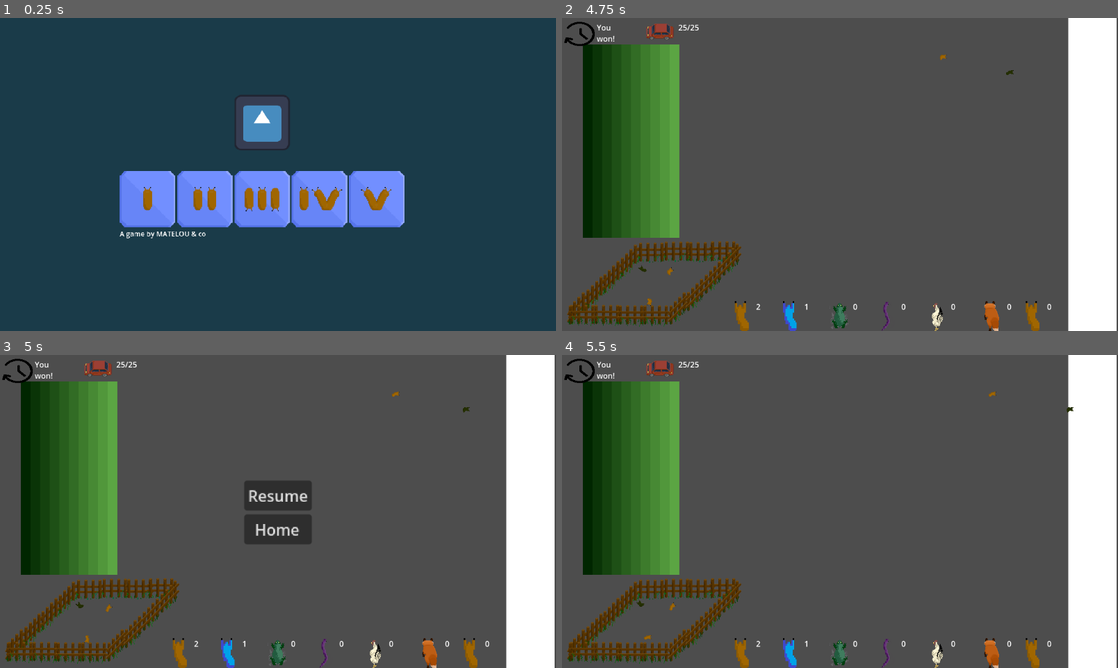
Above: before the commit, frames 1-4 (two rows, left to right).
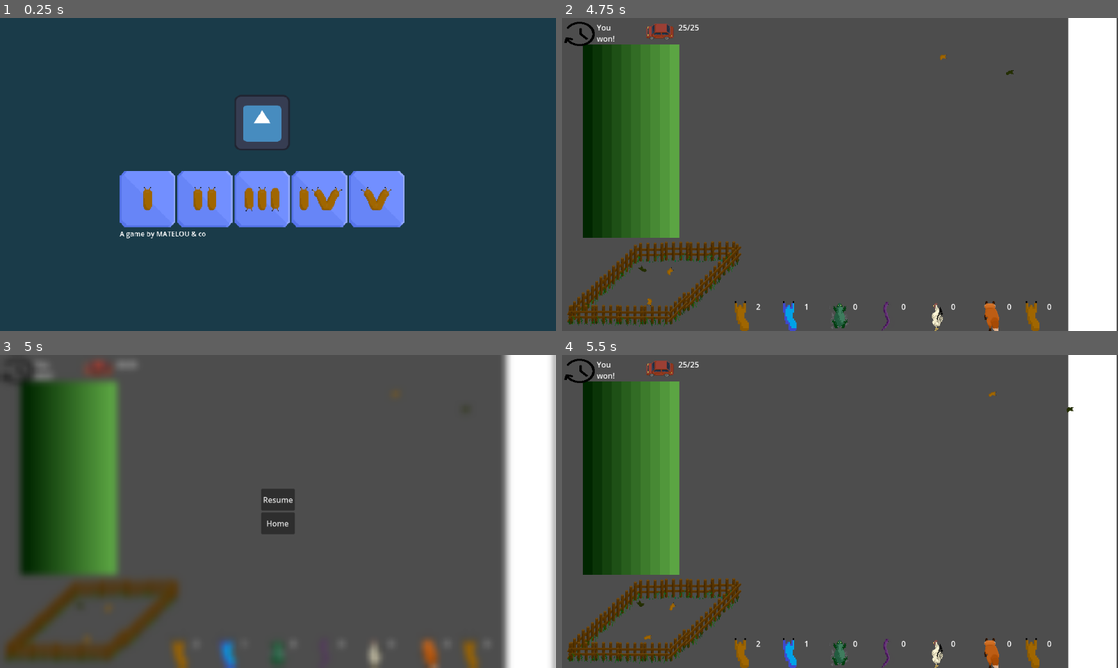
Above: after the commit, the same moments.

Repository: Skyepulse/LudumDare56
Game: Godot game, scene res://Level Scenes/control.tscn
Two runs of this game, one before a commit and one after it. Both use one fixed random seed, a clock stepped at 60 frames per second and the inputs below. The engine's default icon, where the game draws it, is replaced by a stand-in: a white triangle on a blue panel in a dark square.
Inputs (mouse positions are in pixels of both pictures, inside the frame that each line leads up to):
- Up to frame 1 (0.25 s): no input
- Up to frame 2 (4.75 s): click (712, 199) at 0.5 s; move the mouse to (662, 58) at 1.27 s; click (662, 58) at 1.42 s; move the mouse to (662, 280) at 2.02 s; click (662, 280) at 2.17 s; move the mouse to (650, 293) at 2.77 s; click (650, 293) at 2.92 s; move the mouse to (645, 271) at 3.52 s; click (645, 271) at 3.67 s; move the mouse to (962, 74) at 4.27 s; click (962, 74) at 4.42 s
- Up to frame 3 (5 s): tap Escape (pause) at 4.9 s
- Up to frame 4 (5.5 s): click "Resume" at 5 s

Frames 1-2 are identical in both runs. In frame 3, 8.8% of the frame differs, in the area x 0-100%, y 0-100%; in frame 4, nothing differs.

Commit message:
blurr effect

Diff:
--- a/Level Scenes/Level1.tscn
+++ b/Level Scenes/Level1.tscn
@@ -61,9 +61,4 @@
 [node name="level_info_ui" parent="CanvasLayer" instance=ExtResource("10_mbc1y")]
 mouse_filter = 2
 
-[node name="PauseMenu" parent="." instance=ExtResource("1_xjqyx")]
-offset_left = 579.0
-offset_top = 327.0
-offset_right = 579.0
-offset_bottom = 327.0
-scale = Vector2(2, 2)
+[node name="PauseMenu" parent="CanvasLayer" instance=ExtResource("1_xjqyx")]
--- a/Level Scenes/pause_menu.tscn
+++ b/Level Scenes/pause_menu.tscn
@@ -5,7 +5,7 @@
 
 [sub_resource type="ShaderMaterial" id="ShaderMaterial_bdq0o"]
 shader = ExtResource("2_p2h16")
-shader_parameter/amount = 1.0
+shader_parameter/amount = 3.0
 
 [node name="PauseMenu" type="Control"]
 layout_mode = 3
@@ -25,7 +25,7 @@
 grow_horizontal = 2
 grow_vertical = 2
 
-[node name="MarginContainer" type="MarginContainer" parent="."]
+[node name="hiddenMenu" type="MarginContainer" parent="."]
 layout_mode = 1
 anchors_preset = 8
 anchor_left = 0.5
@@ -39,16 +39,18 @@
 grow_horizontal = 2
 grow_vertical = 2
 
-[node name="VBoxContainer" type="VBoxContainer" parent="MarginContainer"]
+[node name="VBoxContainer" type="VBoxContainer" parent="hiddenMenu"]
 layout_mode = 2
 
-[node name="Resume" type="Button" parent="MarginContainer/VBoxContainer"]
+[node name="Resume" type="Button" parent="hiddenMenu/VBoxContainer"]
+custom_minimum_size = Vector2(64, 45)
 layout_mode = 2
 text = "Resume"
 
-[node name="Home" type="Button" parent="MarginContainer/VBoxContainer"]
+[node name="Home" type="Button" parent="hiddenMenu/VBoxContainer"]
+custom_minimum_size = Vector2(64, 45)
 layout_mode = 2
 text = "Home"
 
-[connection signal="pressed" from="MarginContainer/VBoxContainer/Resume" to="." method="pause_game"]
-[connection signal="pressed" from="MarginContainer/VBoxContainer/Home" to="." method="home_menu"]
+[connection signal="pressed" from="hiddenMenu/VBoxContainer/Resume" to="." method="pause_game"]
+[connection signal="pressed" from="hiddenMenu/VBoxContainer/Home" to="." method="home_menu"]
Not shown: 2 places in Level Scenes/Level1.tscn that only renumber resources
